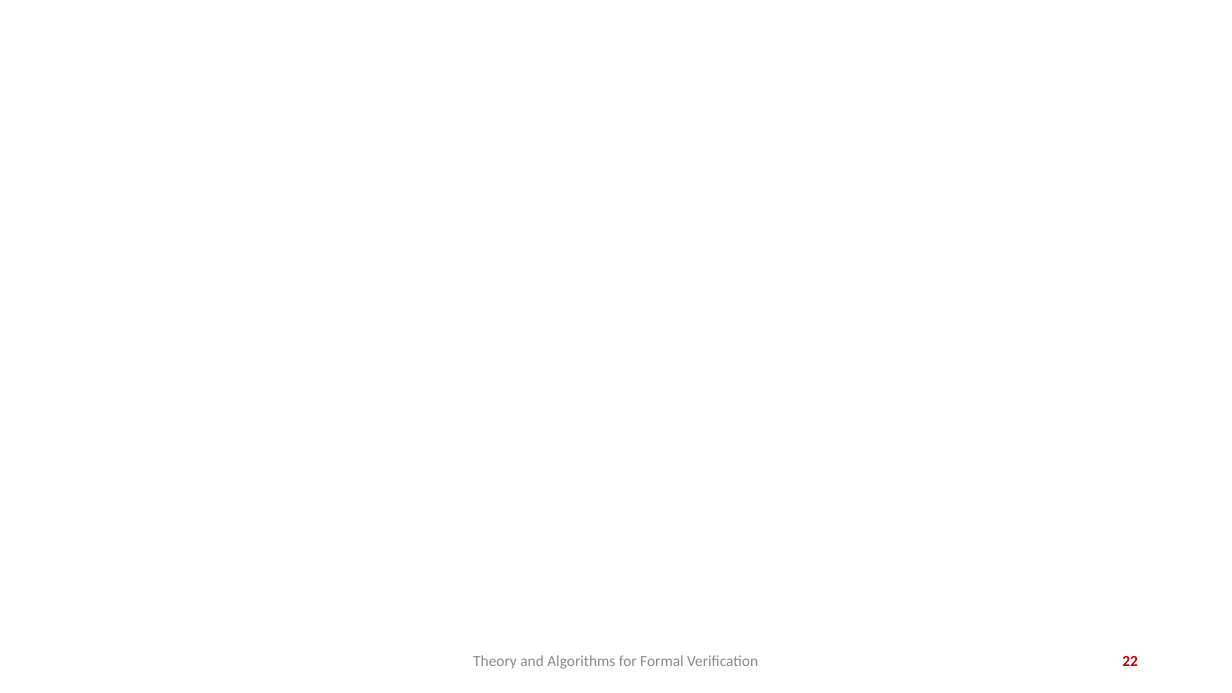
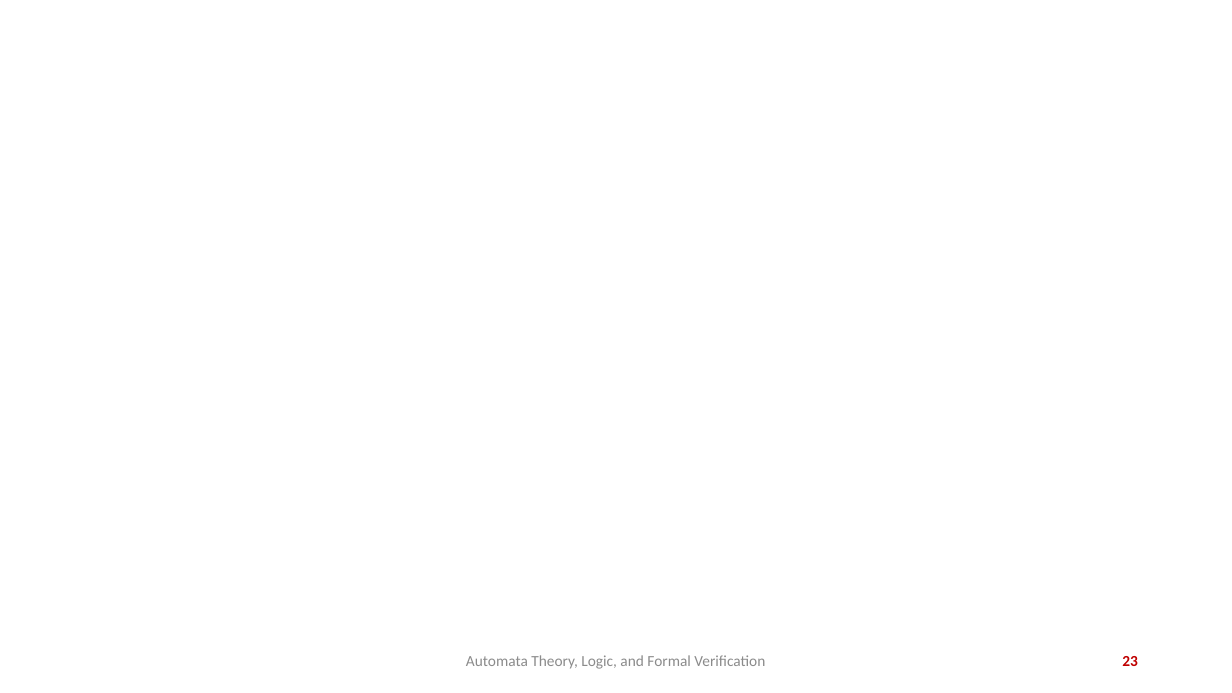
Before and after one commit to jdeshmukh/jdeshmukh.github.io, a slide deck: slide 23 of teaching/fvTheorySlides/ProbabilisticVerification.pptx (slide 22 before the commit). Drawn at 1232x693 pixels with LibreOffice and Linux fonts; fonts in the diff are those of the drawing; grey boxes stand for pictures; background and template pictures are left out. Boxes give left, top, right and bottom in pixels: in the first picture for what was removed or moved away, otherwise in the second. Text is boxed around its words. In the diff, an @@ line names an element or a change of style, - is before the commit and + after.

```diff
--- a/teaching/fvTheorySlides/ProbabilisticVerification.pptx
+++ b/teaching/fvTheorySlides/ProbabilisticVerification.pptx
@@ text at [466, 655, 765, 669]: text changed @@
-Theory and Algorithms for Formal Verification
+Automata Theory, Logic, and Formal Verification
@@ page number at [1122, 656, 1138, 666]: text changed @@
-22
+23
```
Also in this commit, not shown: 37 other slides changed, 1 slide added, 27 other files.
